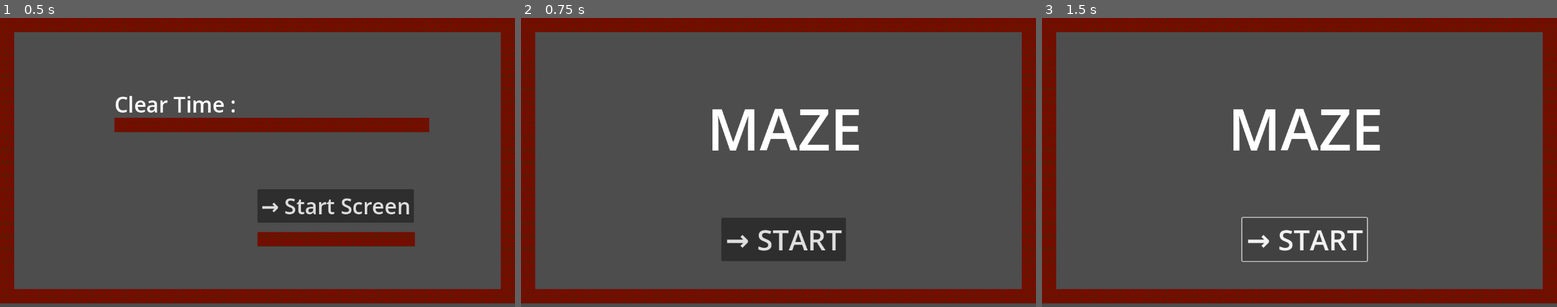
Above: before the commit, frames 1-3 (left to right).
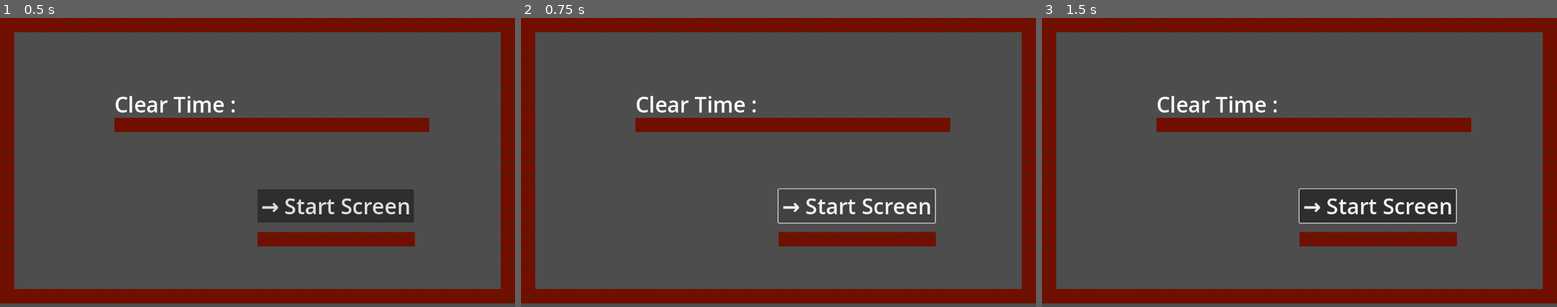
Above: after the commit, the same moments.

Repository: mjXmsdgh/game_gallery
Game: Godot game, scene res://2_game_scene/maze/scene/end.tscn
Same seed, same stepped clock (60 frames per second), same inputs: the game is played once before the commit and once after it. This scene is started directly instead of the project's main scene.
Inputs (mouse positions are in pixels of both pictures, inside the frame that each line leads up to):
- Up to frame 1 (0.5 s): no input
- Up to frame 2 (0.75 s): click "→ Start Screen" at 0.5 s
- Up to frame 3 (1.5 s): click (1304, 240) at 1.25 s, where only the run before the commit has a clickable "→ START"

Frame 1 is identical in both runs. In frame 2, 9.9% of the frame differs, in the area x 22-84%, y 26-84%; in frame 3, 10%, in the area x 22-84%, y 26-85%.

Commit message:
end to start

Diff:
--- a/2_game_scene/maze/script/end_main.gd
+++ b/2_game_scene/maze/script/end_main.gd
@@ -1,5 +1,6 @@
 extends Node2D
 
+signal end_to_start
 
 # Called when the node enters the scene tree for the first time.
 func _ready() -> void:
@@ -15,4 +16,5 @@
 
 
 func _on_button_go_to_start_pressed() -> void:
-	get_tree().change_scene_to_file("res://2_game_scene/maze/scene/start.tscn")
+	emit_signal("end_to_start")
+	#get_tree().change_scene_to_file("res://2_game_scene/maze/scene/start.tscn")
--- a/2_game_scene/maze/script/main.gd
+++ b/2_game_scene/maze/script/main.gd
@@ -22,6 +22,9 @@
 func change_scene()->void:
 	elapsed_time=Time.get_ticks_msec()-start_time
 
+	var sec=elapsed_time/1000.0
+	Global.set_time((str(sec)))
+
 	emit_signal("main_to_end")
 	#call_deferred("change_scene_deferred")
 
--- a/2_game_scene/maze/script/root.gd
+++ b/2_game_scene/maze/script/root.gd
@@ -27,14 +27,23 @@
 	$Start.queue_free()
 
 func main_to_end()->void:
-	print("main_to_end")
-
 	# endシーンをload
 	var end_scene:Node=load("res://2_game_scene/maze/scene/end.tscn").instantiate()
 
 	# 子ノードに追加
 	add_child(end_scene)
 
-	#$End.connect("main_to_end",)
+	$End.connect("end_to_start",end_to_main)
 
 	$Main.queue_free()
+
+
+func end_to_main()->void:
+
+	var start_scene:Node=load("res://2_game_scene/maze/scene/start.tscn").instantiate()
+
+	add_child(start_scene)
+
+	$Start.connect("change_to_main",start_to_main)
+
+	$End.queue_free()
